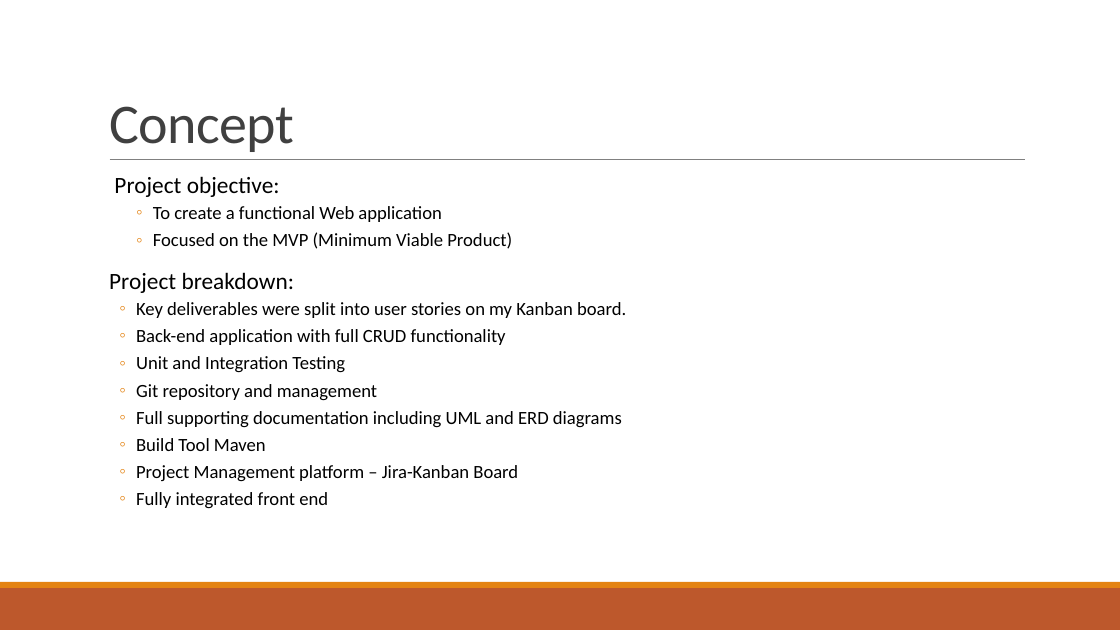
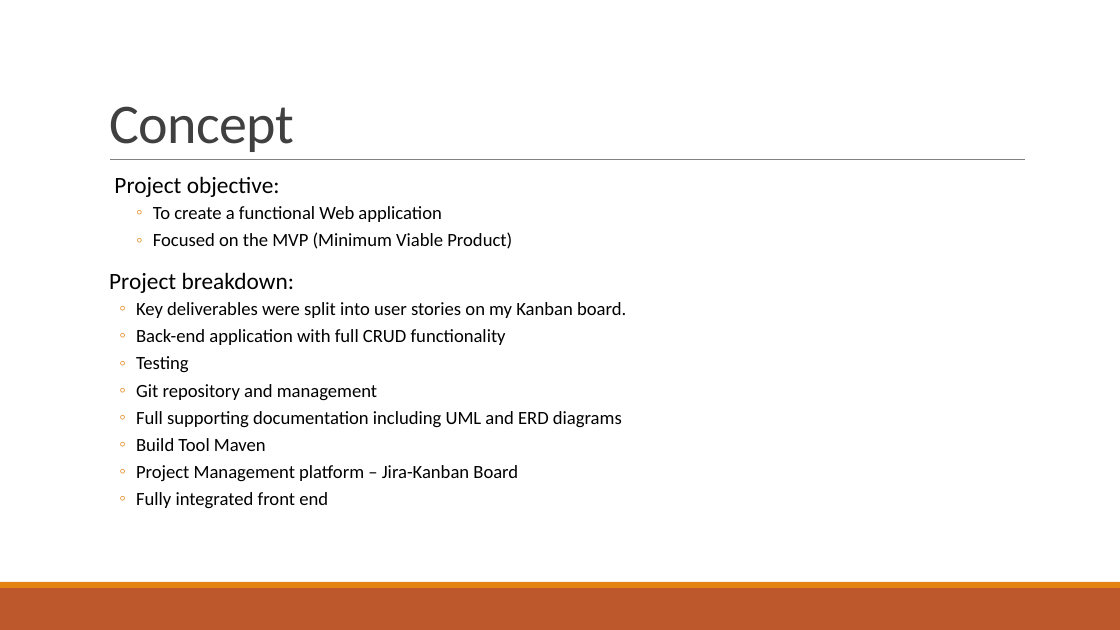
Before and after one commit to HaarismoghalQA/HobbyProject, a slide deck: slide 3 of Documentation/Presentation/HobbyProject.pptx. Drawn at 1120x630 pixels with LibreOffice and Linux fonts; fonts in the diff are those of the drawing. Boxes give left, top, right and bottom in pixels: in the first picture for what was removed or moved away, otherwise in the second. Text is boxed around its words. In the diff, an @@ line names an element or a change of style, - is before the commit and + after.

```diff
--- a/Documentation/Presentation/HobbyProject.pptx
+++ b/Documentation/Presentation/HobbyProject.pptx
@@ text at <box>136,356,189,372</box>: text changed @@
-  ◦ Unit and Integration Testing
+  ◦ Testing
```
Also in this commit, not shown: 4 other slides changed, 9 other files.
